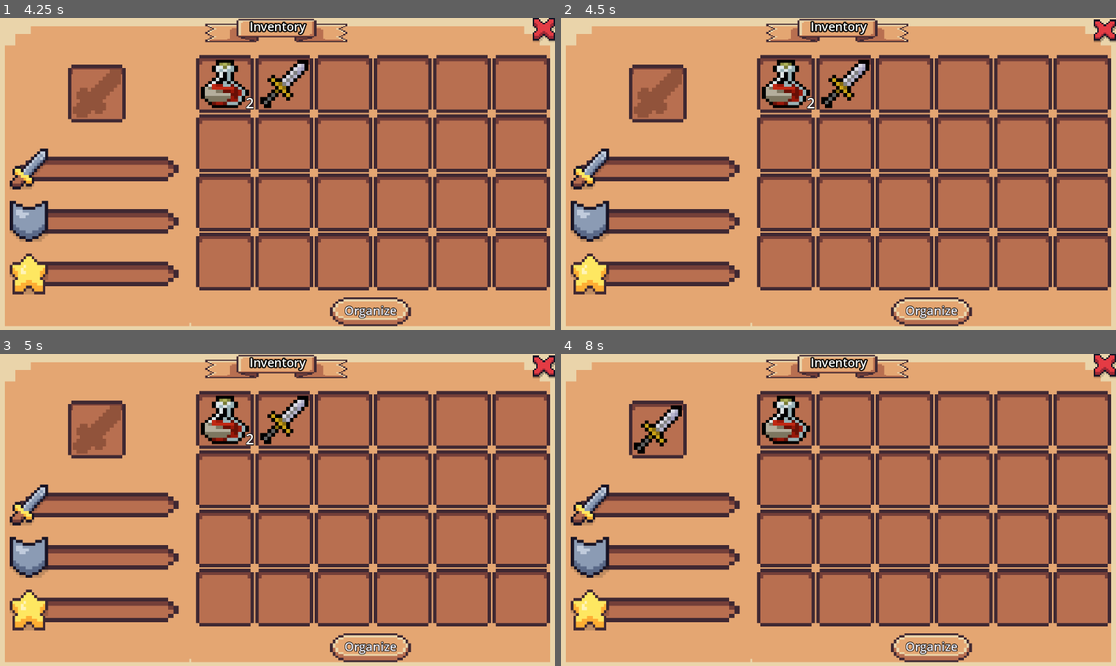
Above: before the commit, frames 1-4 (two rows, left to right).
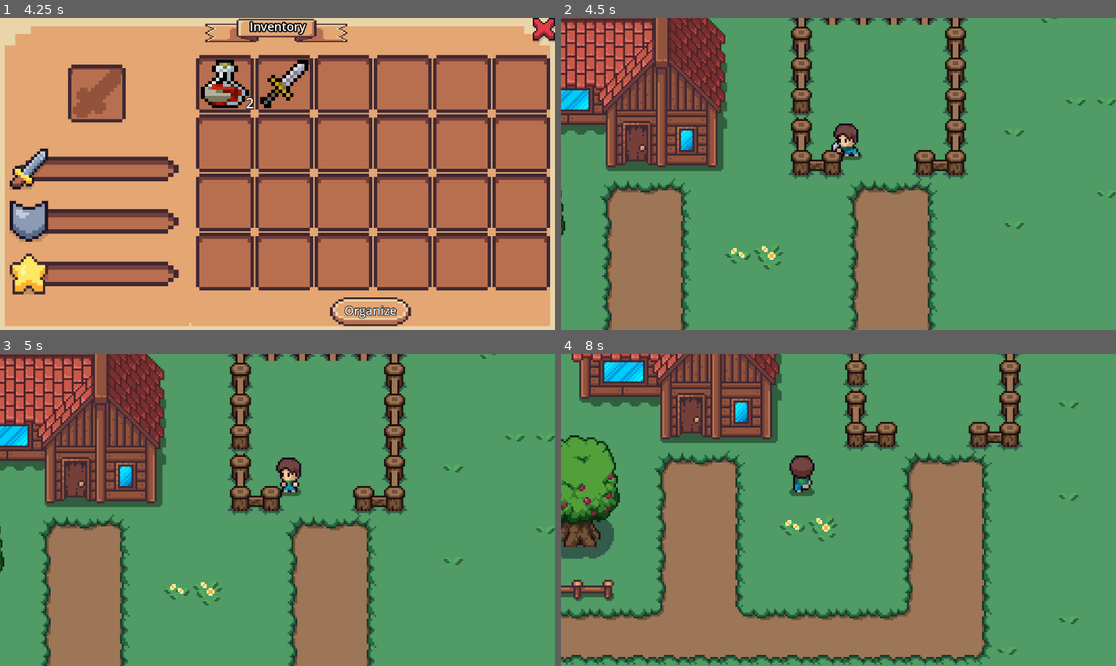
Above: after the commit, the same moments.

Repository: Xxh616/RPGGame
Game: Godot game, scene res://scenes/hometown.tscn
The game is run twice, just before and just after one commit, with the same random seed, the same clock (stepped at 60 frames per second) and the same inputs.
Inputs (mouse positions are in pixels of both pictures, inside the frame that each line leads up to):
- Up to frame 1 (4.25 s): move the mouse to (399, 158) at 0.52 s; hold Right (ui_right) 0.53-1.28 s; hold T (pickup_item, bound only after the commit) 0.53-1.28 s; click (399, 158) at 0.67 s; move the mouse to (166, 189) at 1.27 s; hold Down (ui_down) 1.28-2.03 s; tap E (attack) at 1.35 s; tap T (pickup_item, bound only after the commit) at 1.55, 2.85, 3.8 s; move the mouse to (333, 105) at 2.02 s; hold Right (ui_right) 2.03-2.78 s; hold T (pickup_item, bound only after the commit) 2.03-2.78 s; move the mouse to (249, 236) at 2.77 s; hold Up (ui_up) 2.78-3.53 s; click (249, 236) at 2.92 s; move the mouse to (444, 220) at 3.52 s; hold Left (ui_left) from 3.53 s (still down); hold E (attack) from 3.53 s (still down); tap I (toggle_inventory) at 4.15 s
- Up to frame 2 (4.5 s): release Left (ui_left) at 4.25 s; release E (attack) at 4.25 s; click (1104, 30) at 4.27 s
- Up to frame 3 (5 s): no input
- Up to frame 4 (8 s): move the mouse to (655, 428) at 5.02 s; hold Left (ui_left) 5.03-5.78 s; tap T (pickup_item, bound only after the commit) at 5.1, 6.8 s; click (655, 428) at 5.17 s; move the mouse to (788, 419) at 5.77 s; hold Down (ui_down) 5.78-6.53 s; hold T (pickup_item, bound only after the commit) 5.78-6.53 s; click (788, 419) at 5.92 s; move the mouse to (844, 419) at 6.52 s; hold Right (ui_right) 6.53-7.28 s; tap E (attack) at 6.6 s; click (844, 419) at 6.67 s; move the mouse to (905, 419) at 7.27 s; hold Up (ui_up) from 7.28 s (still down); hold T (pickup_item, bound only after the commit) from 7.28 s (still down); click (905, 419) at 7.42 s

Frame 1 is identical in both runs. In frame 2, 99% of the frame differs, in the area x 0-100%, y 0-100%; in frame 3, 99%; in frame 4, 100%.

Commit message:
Add:Item_drop.tscn and item_drop.gd Function: It realizes the discarding of items, the viewing of items on the map, and the picking up of items to enter the backpack

Diff:
--- a/project.godot
+++ b/project.godot
@@ -32,6 +32,11 @@
 "events": [Object(InputEventKey,"resource_local_to_scene":false,"resource_name":"","device":-1,"window_id":0,"alt_press …(192 unchanged characters)…
 ]
 }
+pickup_item={
+"deadzone": 0.2,
+"events": [Object(InputEventKey,"resource_local_to_scene":false,"resource_name":"","device":-1,"window_id":0,"alt_pressed":false,"shift_pressed":false,"ctrl_pressed":false,"meta_pressed":false,"pressed":false,"keycode":0,"physical_keycode":84,"key_label":0,"unicode":116,"location":0,"echo":false,"script":null)
+]
+}
 
 [rendering]
 
--- a/scenes/Inventory/inventory_ui.tscn
+++ b/scenes/Inventory/inventory_ui.tscn
@@ -125,7 +125,7 @@
 text = "Inventory"
 horizontal_alignment = 1
 
-[node name="Button" type="Button" parent="InventoryMargin/VBoxSplit/TopMargin"]
+[node name="CloseButton" type="Button" parent="InventoryMargin/VBoxSplit/TopMargin"]
 layout_mode = 2
 size_flags_horizontal = 8
 focus_mode = 0
@@ -336,3 +336,5 @@
 text = "Organize"
 
 [node name="ContextMenu" type="PopupMenu" parent="."]
+
+[connection signal="pressed" from="InventoryMargin/VBoxSplit/TopMargin/CloseButton" to="." method="_on_close_button_pressed"]
--- a/scenes/hometown.tscn
+++ b/scenes/hometown.tscn
@@ -32,6 +32,7 @@
 visible = false
 offset_right = 1152.0
 offset_bottom = 650.0
+player_node = NodePath("../../player")
 
 [node name="Spawner" parent="." instance=ExtResource("3_lor3b")]
 position = Vector2(308, 509)
--- /dev/null
+++ b/scenes/item_drop.tscn
@@ -0,0 +1,33 @@
+[gd_scene load_steps=5 format=3 uid="uid://c7eqlrcjj8o8o"]
+
+[ext_resource type="Script" uid="uid://0gso7d0132ok" path="res://scripts/item_drop.gd" id="1_gvv6n"]
+[ext_resource type="Texture2D" uid="uid://bqwah2lwca82q" path="res://art/item/roguelikeitems.png" id="2_xsgl2"]
+
+[sub_resource type="AtlasTexture" id="AtlasTexture_ai4ee"]
+atlas = ExtResource("2_xsgl2")
+region = Rect2(1, 114, 13, 13)
+
+[sub_resource type="CircleShape2D" id="CircleShape2D_4kxy2"]
+radius = 17.0
+
+[node name="ItemDrop" type="Node2D"]
+script = ExtResource("1_gvv6n")
+
+[node name="Icon" type="Sprite2D" parent="."]
+scale = Vector2(0.8, 0.8)
+texture = SubResource("AtlasTexture_ai4ee")
+
+[node name="NameLabel" type="Label" parent="."]
+offset_left = -12.0
+offset_top = -21.0
+offset_right = 16.0
+offset_bottom = -7.0
+theme_override_colors/font_outline_color = Color(0, 0, 0, 1)
+theme_override_constants/outline_size = 1
+theme_override_font_sizes/font_size = 10
+text = "nihao"
+
+[node name="Area2D" type="Area2D" parent="."]
+
+[node name="CollisionShape2D" type="CollisionShape2D" parent="Area2D"]
+shape = SubResource("CircleShape2D_4kxy2")
--- a/scenes/player.tscn
+++ b/scenes/player.tscn
@@ -23,6 +23,9 @@
 
 [sub_resource type="CircleShape2D" id="CircleShape2D_qhqgy"]
 radius = 29.0
+
+[sub_resource type="CircleShape2D" id="CircleShape2D_qfm1y"]
+radius = 15.0
 
 [sub_resource type="Animation" id="Animation_fulsm"]
 length = 0.001
@@ -1236,6 +1239,11 @@
 position = Vector2(0, -1)
 shape = SubResource("CircleShape2D_qhqgy")
 
+[node name="PickupArea" type="Area2D" parent="."]
+
+[node name="CollisionShape2D" type="CollisionShape2D" parent="PickupArea"]
+shape = SubResource("CircleShape2D_qfm1y")
+
 [node name="attack_cooldown" type="Timer" parent="."]
 wait_time = 0.5
 
--- a/scripts/Inventory/inventory_ui.gd
+++ b/scripts/Inventory/inventory_ui.gd
@@ -2,11 +2,16 @@
 extends MarginContainer
 class_name InventoryUI
 var last_slot_idx: int = -1
+
+
+
 # —— Inspector 配置 ——
 @onready var inventory = inventory_autoload
 @export var weapon_slot_node: NodePath
 @export var item_slots_grid: NodePath
 @export var empty_item:        Resource    # 在 Inspector 里拖入一个 .tres，里面只定义好一个空图标
+@export var drop_scene: PackedScene = preload("res://scenes/item_drop.tscn")
+@export var player_node: NodePath      # Inspector 拖入你的 “Player” 节点
 # —— 运行时引用 ——
 @onready var weapon_slot = get_node(weapon_slot_node) as ItemSlot
 @onready var grid        = get_node(item_slots_grid) as GridContainer
@@ -80,15 +85,37 @@
 		2:
 			inventory.use_item_by_slot(last_slot_idx)
 		3:
+			# 区分装备槽（-1）和背包槽（>=0）
 			if last_slot_idx < 0:
-				# 装备槽 → 真正丢弃，不放回背包
-				inventory.discard_equip_slot(0)
+				# 装备槽 → 真正丢弃
+				var eid = inventory.equipment[0]
+				inventory.unequip_slot(0)
+				_spawn_drop(eid, 1)
 			else:
-				# 背包格 → 按原来逻辑丢弃
+				# 背包槽 → 按数量丢弃
+				var sid = inventory.get_slot_id(last_slot_idx)
 				var cnt = inventory.get_count_by_slot(last_slot_idx)
 				inventory.remove_item_by_slot(last_slot_idx, cnt)
+				_spawn_drop(sid, cnt)
 	_refresh_ui()
+func _spawn_drop(item_id: String, count: int) -> void:
+	# 1) 实例化掉落场景
+	var drop = drop_scene.instantiate() as Node2D
+	drop.item_id = item_id
+	drop.count   = count
 
+	# 2) 找到“世界”节点，而不是 UI 节点
+	#    假设你的世界场景节点叫 World，挂在根节点下：
+	var world = get_tree().current_scene as Node2D
+	# —— 或者如果你在 Inspector 里 export 了一个 world_node: NodePath，就用它：
+	# var world = get_node(world_node) as Node2D
+
+	world.add_child(drop)
+
+	# 3) 放到玩家当前位置
+	var p = get_node(player_node) as Node2D
+	print(p.global_position)
+	drop.global_position = p.global_position
 
 # —— 信号回调 ——
 func _on_item_slot_right_clicked(idx: int) -> void:
@@ -143,3 +170,7 @@
 			slot.set_item(sid, it.icon, cnt)
 		else:
 			slot.clear_item()
+
+
+func _on_close_button_pressed() -> void:
+	hide()
--- /dev/null
+++ b/scripts/item_drop.gd
@@ -0,0 +1,36 @@
+# res://scenes/item_drop.gd
+extends Node2D
+class_name ItemDrop
+signal player_entered(drop)
+signal player_exited(drop)
+
+@onready var inventory = inventory_autoload
+@export  var item_id   : String
+@export  var count     : int = 1
+@onready var icon      = $Icon       as Sprite2D
+@onready var name_lbl  = $NameLabel  as Label
+@onready var trigger   = $Area2D     as Area2D
+
+
+func _ready():
+	var itm = inventory.get_item_resource(item_id)
+	icon.texture     = itm.icon
+	name_lbl.text    = itm.name
+	name_lbl.visible = false
+	trigger.connect("body_entered", Callable(self, "_on_body_entered"))
+	trigger.connect("body_exited",  Callable(self, "_on_body_exited"))
+
+func _on_body_entered(body):
+	if body.name=="player":
+		emit_signal("player_entered", self)
+
+
+func _on_body_exited(body):
+	if body.name=="player":
+		emit_signal("player_exited", self)
+func show_label(visible: bool) -> void:
+	name_lbl.visible = visible
+
+func pickup():
+	inventory.add_item_by_id(item_id, count)
+	queue_free()
--- a/scripts/player.gd
+++ b/scripts/player.gd
@@ -5,7 +5,9 @@
 var charge_time := 0.0
 @export var max_charge_time := 1.5  # 最大蓄力时间（秒）
 
-
+@onready var pickup_area = $PickupArea as Area2D
+var nearby_drops := []   # 存当前范围内的 drop 引用
+var itemselect: ItemDrop = null
 @export var charge_move_speed := 30  # 蓄力时移动速度
 @export var speed := 100
 @export var attack_radius := 60
@@ -31,6 +33,8 @@
 	$charge_bar.visible = false
 	$charge_bar.max_value = 100
 	$charge_bar.value = 0
+	pickup_area.connect("area_entered", Callable(self, "_on_pickup_area_entered"))
+	pickup_area.connect("area_exited",  Callable(self, "_on_pickup_area_exited"))
 
 func _process(delta):
 	if is_charging:
@@ -53,7 +57,43 @@
 	charge_time = 0.0
 	$charge_bar.visible = true
 	$charge_bar.value = 0
-
+func _on_pickup_area_entered(area: Area2D) -> void:
+	# area 应该是掉落物场景里的那个子 Area2D
+	var drop = area.get_parent()
+	if drop is ItemDrop:
+		nearby_drops.append(drop)
+
+
+func _on_pickup_area_exited(area: Area2D) -> void:
+	var drop = area.get_parent()
+	if drop is ItemDrop:
+		nearby_drops.erase(drop)
+		drop.show_label(false)
+		itemselect=null
+func _unhandled_input(event):
+	if event.is_action_pressed("pickup_item"):
+		print(itemselect)
+	if event.is_action_pressed("pickup_item") and itemselect!=null:
+		itemselect.pickup()
+		nearby_drops.erase(itemselect)
+		itemselect.show_label(false)
+		itemselect=null
+func _refresh_drop_labels():
+	if nearby_drops.size() == 0:
+		itemselect = null
+		return
+	# 找到最近的一个
+	var nearest = nearby_drops[0]
+	var best_d2 = (nearest.global_position - global_position).length_squared()
+	for d in nearby_drops:
+		var d2 = (d.global_position - global_position).length_squared()
+		if d2 < best_d2:
+			best_d2 = d2
+			nearest = d
+	# 只让最近的显示名称
+	for d in nearby_drops:
+		d.show_label(d == nearest)
+	itemselect=nearest
 func release_charge():
 	is_charging = false
 	$charge_bar.visible = false
@@ -70,6 +110,7 @@
 func _physics_process(delta):
 	handle_movement()
 	move_and_slide()
+	_refresh_drop_labels()
 	update_health_bar()
 	current_camera()
 
Not shown: 1 places in scenes/player.tscn that only renumber resources
Not shown, added: scripts/item_drop.gd.uid
